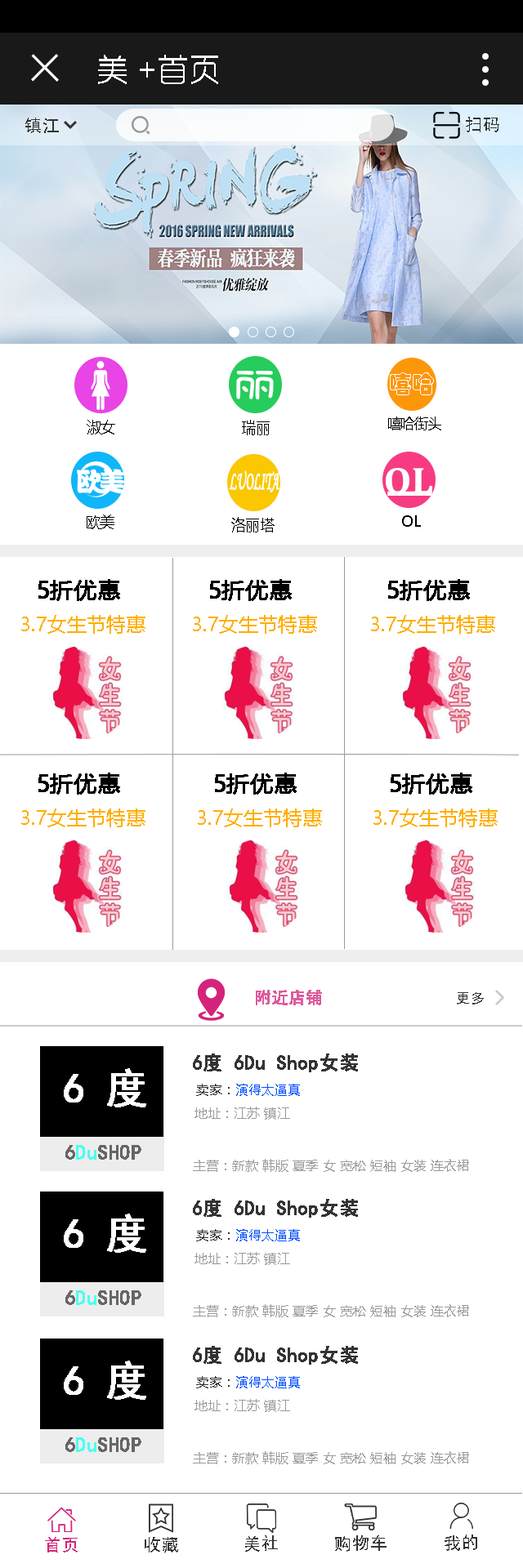
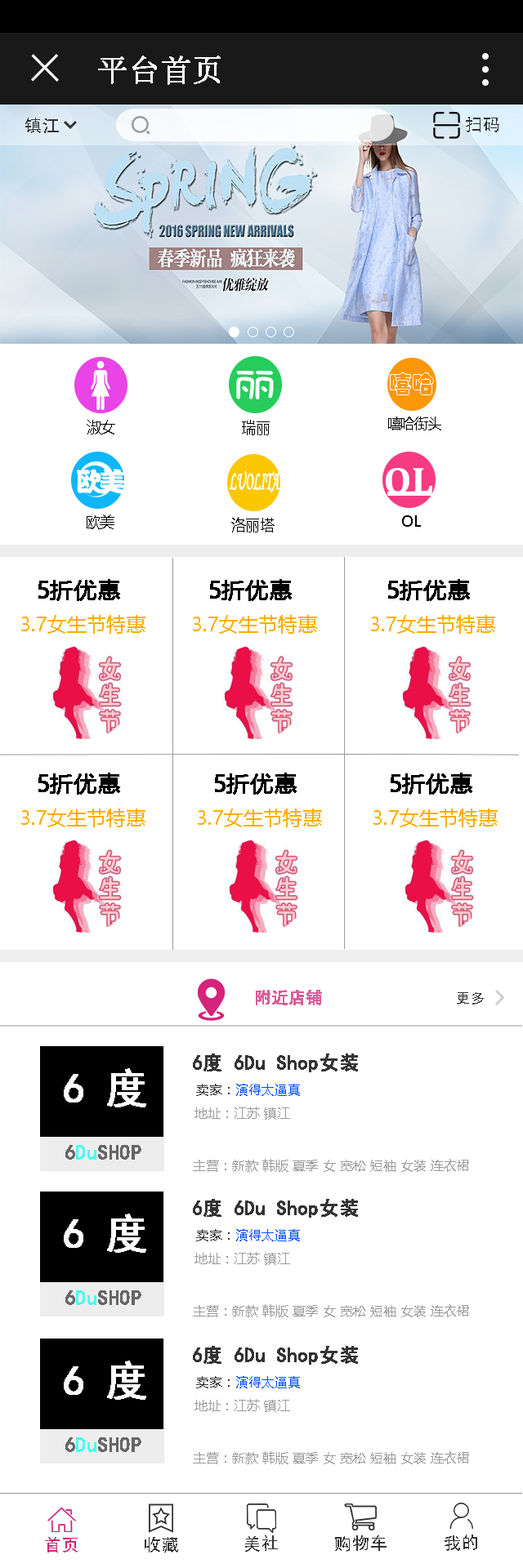
Two versions of the same layered image (523 x 1568). Layer-by-layer changes:
renamed "美 +首页" to "平台首页", painted on it over (98, 54, 221, 85)
